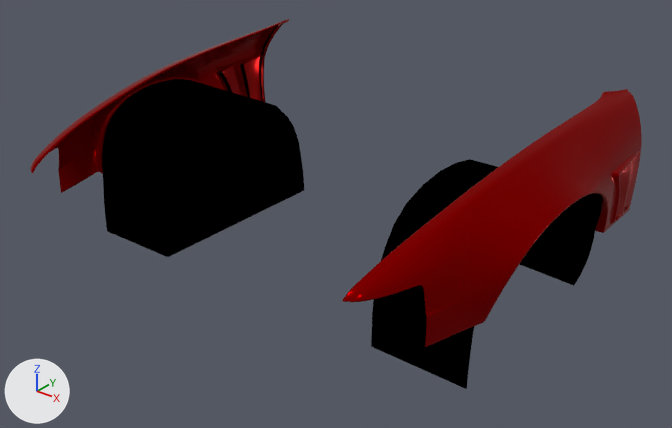
One commit to the Blender file content/cars/nissan_rs13/frontfenders_carmodifywonderglare.blend: the scene before it, then after it.
Rendered twice from a camera (50 mm lens) standing at (1.88, -3.53, 1.64) and looking at (0.07, -1.26, 0.23). The axes (+X, +Y, +Z) are drawn at lower left. The lights are the same throughout.

The scene before the commit, as lines of its bpy script (objects in view):
```python
me_fenders = bpy.data.meshes.new('Fenders')
me_fenders.from_pydata(...)  # 2569 vertices, 4581 faces; spans x -0.9..0.9, y -1.96..-0.55, z 0.24..0.65
me_fenders.materials.append(mat_paint)  # red #900000
me_undercarriage = bpy.data.meshes.new('Undercarriage')
me_undercarriage.from_pydata(...)  # 138 vertices, 166 faces; spans x -0.89..0.89, y -1.58..-0.81, z 0.01..0.5
me_undercarriage.materials.append(mat_black_mate_003)  # black #000000
ob_fenders = bpy.data.objects.new('Fenders', me_fenders)
ob_fenders.location = (0.0, 0.0, 0.0)
ob_undercarriage = bpy.data.objects.new('Undercarriage', me_undercarriage)
ob_undercarriage.location = (0.0, 0.0, 0.0)
ob_undercarriage.scale = (-1.0, 1.0, 1.0)
```
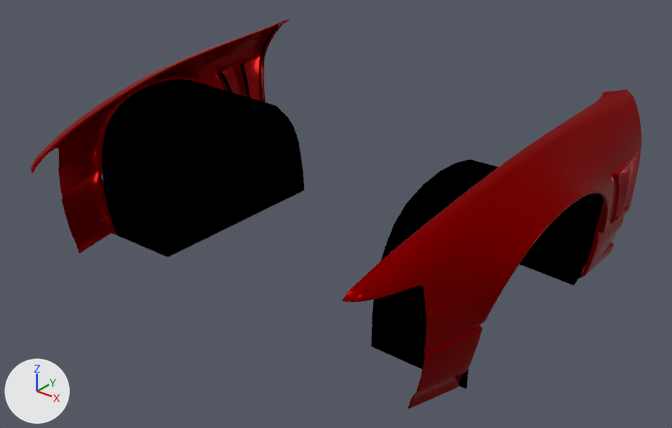
Commit message: Fix of frontfenders_carmodifywonderglare mesh for the nissan_rs13

Where the newer file only moved an object's origin or applied its transform, the numbers keep the older frame.

Boxes [x1, y1, x2, y2] around the edits, measured in the pictures (672 x 428 px):
'Fenders', reshaped (19% taller): before [30, 19, 642, 347]; after [30, 19, 642, 409]
part 1 of me_fenders, added: after [578, 215, 624, 279]
part 2 of me_fenders, built on (red): after [408, 324, 483, 409]
part 3 of me_fenders, added (red): after [60, 170, 116, 254]

The change, as a diff of the scene's bpy script:
```diff
--- a/content/cars/nissan_rs13/frontfenders_carmodifywonderglare.blend.py
+++ b/content/cars/nissan_rs13/frontfenders_carmodifywonderglare.blend.py
@@ me_fenders @@
 # used by ob_fenders; location = (0.0, 0.0, 0.0)
-me_fenders.from_pydata(...)  # 2569 vertices, 4581 faces; spans x -0.9..0.9, y -1.96..-0.55, z 0.24..0.65
+me_fenders.from_pydata(...)  # 3815 vertices, 6845 faces; spans x -0.9..0.9, y -1.96..-0.55, z 0.0..0.65
+# me_fenders part 1: a new loose piece of 352 vertices spanning x 0.74..0.84, y -0.85..-0.6, z 0.0..0.25, in mat_paint (red #900000)
+# me_fenders part 2: 1 vertex moved within x 0.83, y -1.57, z 0.25; 271 vertices added at x 0.73..0.83, y -1.78..-1.56, z 0.02..0.26
+# me_fenders part 3: 271 vertices added at x -0.83..-0.73, y -1.78..-1.56, z 0.02..0.26
 me_fenders.materials.append(mat_paint)
```
